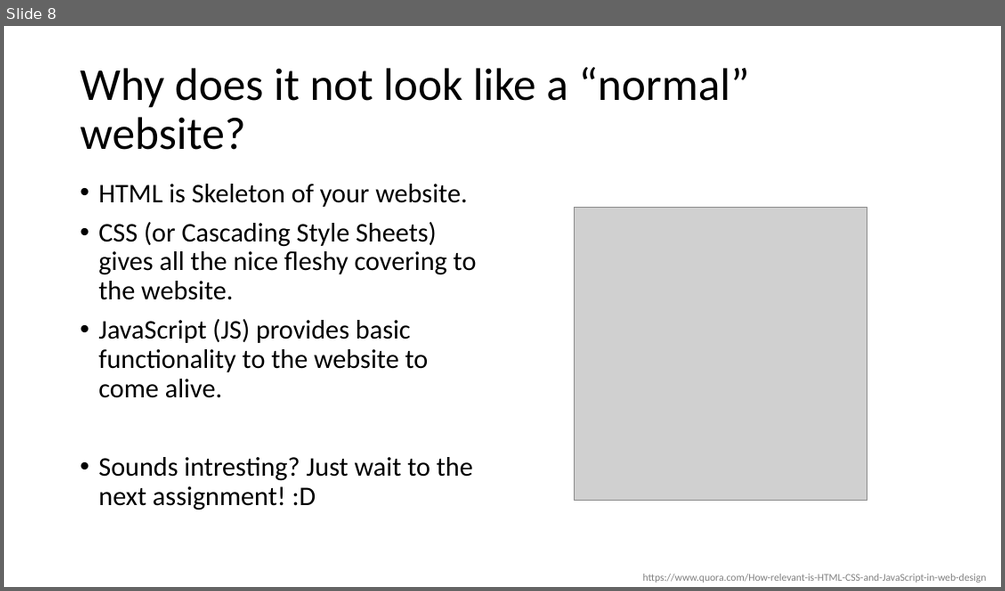
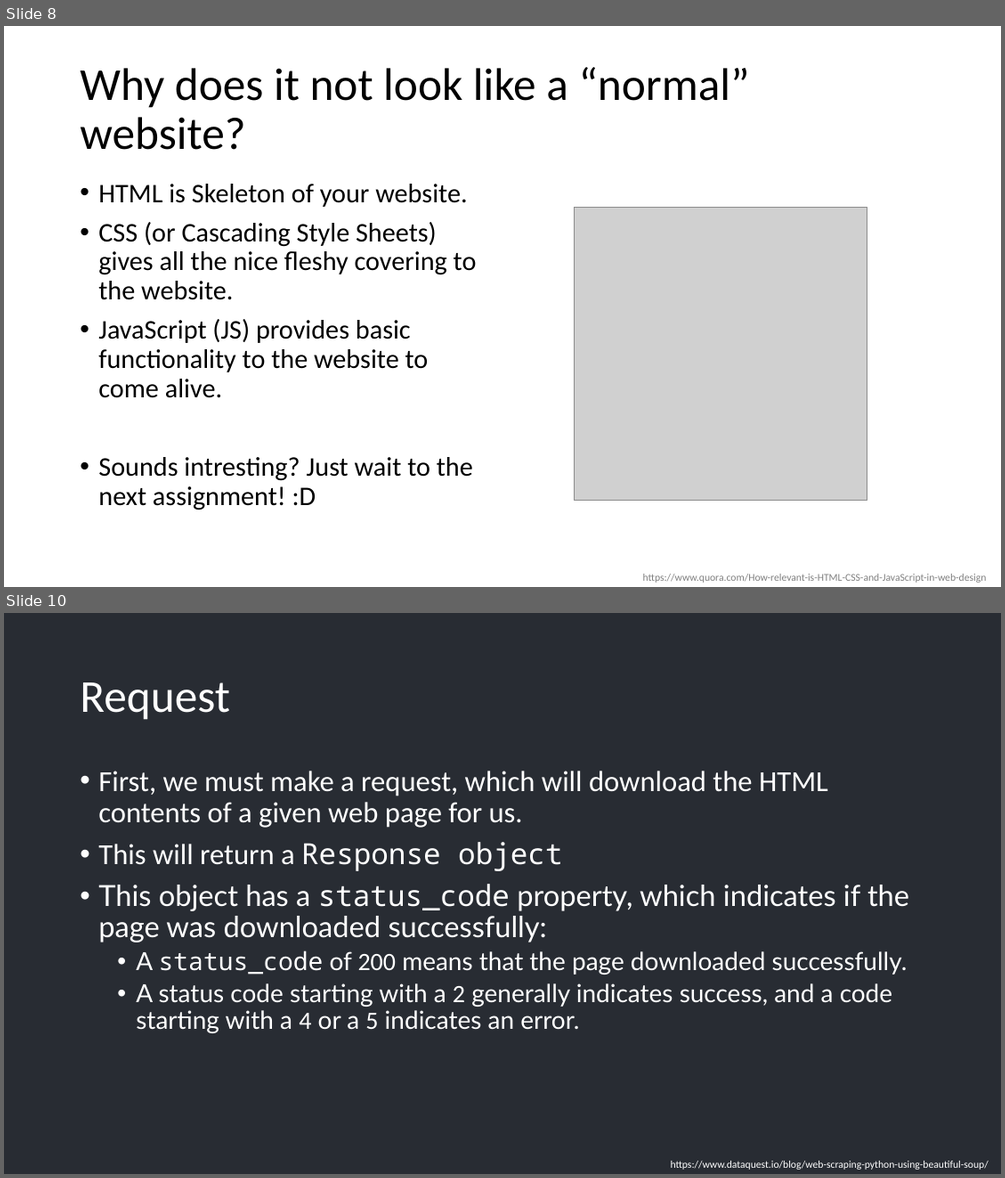
Before and after one commit to fmwestby/IN3110_Group_Sessions, a slide deck: 06_webScrapping/beautifulSoup.pptx. Shown one above the other, each under a label of ours: slide 8 before the commit, slides 8 and 10 after it; the slides between them are not shown. The pictures are 1005x591 and 1005x1178 pixels, drawn with LibreOffice and Linux fonts; fonts in the diff are those of the drawing; grey boxes stand for pictures. Boxes give left, top, right and bottom in pixels: in the first picture for what was removed or moved away, otherwise in the second. Text is boxed around its words. In the diff, an @@ line names an element or a change of style, - is before the commit and + after.

```diff
--- a/06_webScrapping/beautifulSoup.pptx
+++ b/06_webScrapping/beautifulSoup.pptx
@@ slide 10 added at bbox=[4, 613, 1001, 1174], background #282C33 @@
@@ title added at bbox=[80, 682, 230, 720], 44 pt, text #FFFFFF @@
+Request
@@ text added at bbox=[98, 771, 909, 1033], 28 pt, text #FFFFFF @@
+• First, we must make a request, which will download the HTML contents of a given web page for us.
+• This will return a Response object
+• This object has a status_code property, which indicates if the page was downloaded successfully:
+  • A status_code of 200 means that the page downloaded successfully.
+  • A status code starting with a 2 generally indicates success, and a code starting with a 4 or a 5 indicates an error.
@@ text added at bbox=[671, 1160, 988, 1169], 10 pt, text #FFFFFF @@
+https://www.dataquest.io/blog/web-scraping-python-using-beautiful-soup/
```
Also in this commit, not shown: 6 slides changed, 5 other slides added, 3 other files.
